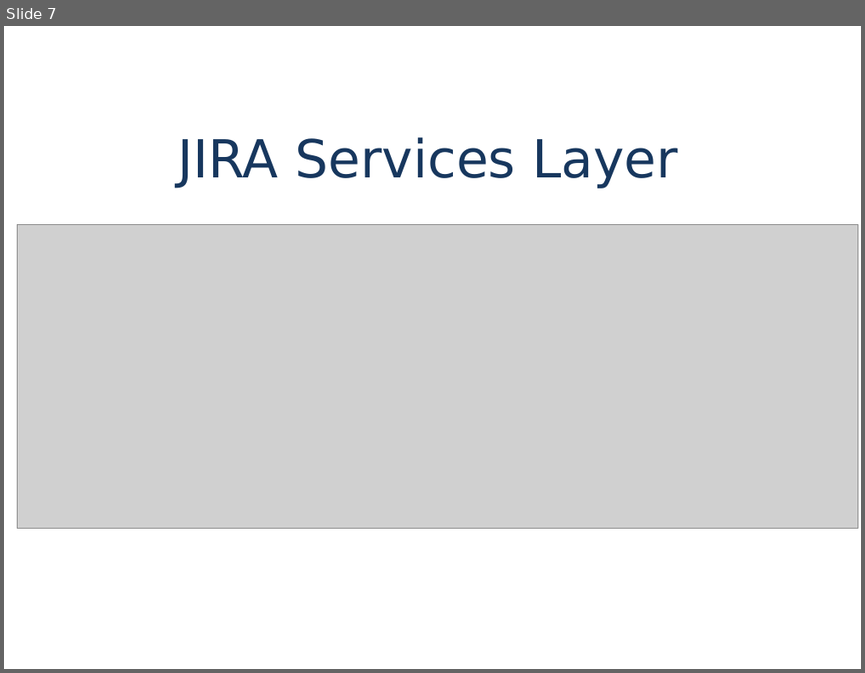
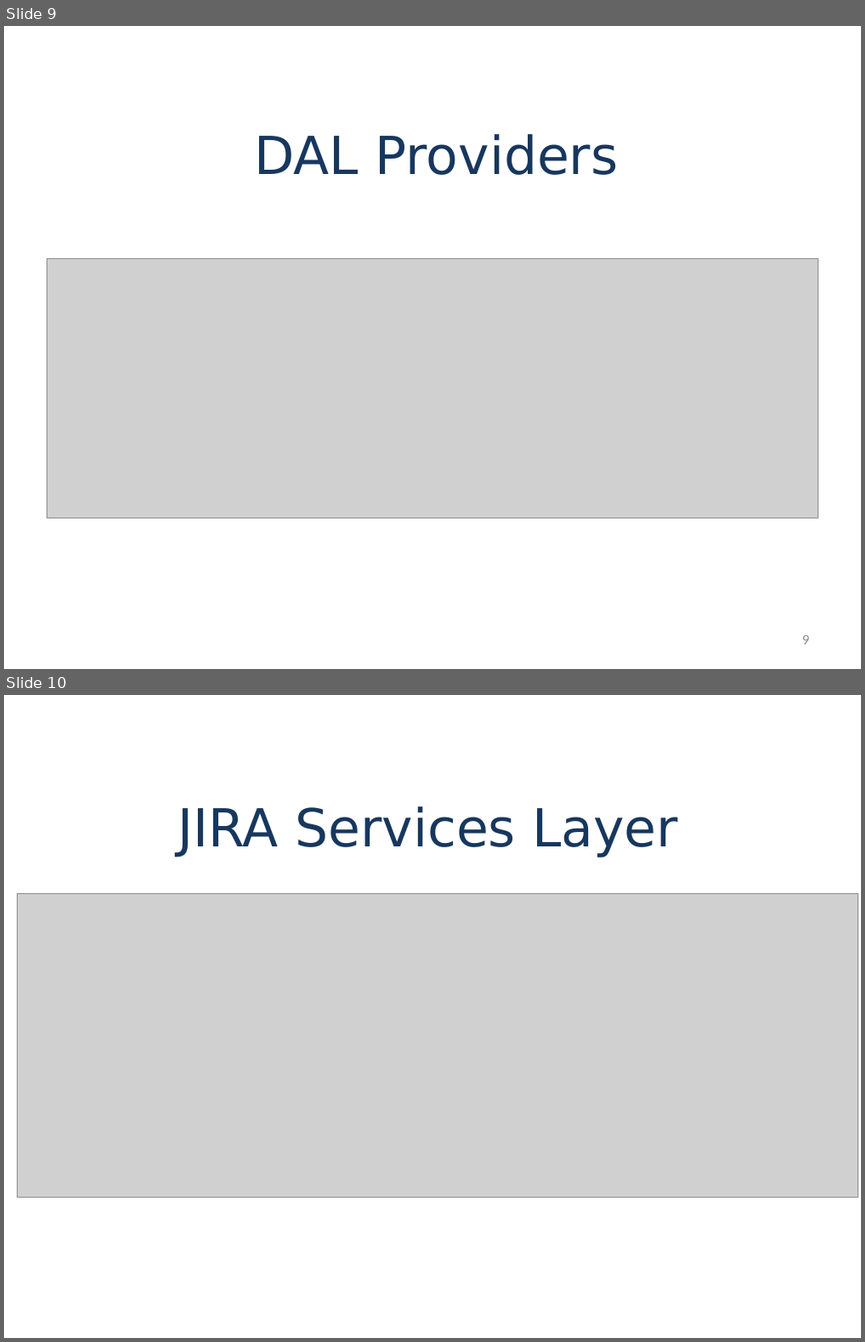
Before and after one commit to chursin-andrey/project-jastt, a slide deck: presentation/jastt.pptx. Shown one above the other, each under a label of ours: slide 7 before the commit, slides 9 and 10 after it. The pictures are 865x673 and 865x1342 pixels, drawn with LibreOffice and Linux fonts; fonts in the diff are those of the drawing; grey boxes stand for pictures; background and template pictures are left out. Boxes give left, top, right and bottom in pixels: in the first picture for what was removed or moved away, otherwise in the second. Text is boxed around its words. In the diff, an @@ line names an element or a change of style, - is before the commit and + after.

Commit message:
Added slides and images. Changed slide sequence.

```diff
--- a/presentation/jastt.pptx
+++ b/presentation/jastt.pptx
@@ slide 9 added at bbox=[4, 26, 861, 669], background picture (left out) @@
@@ title added at bbox=[254, 134, 619, 175], 44 pt, text #17375E @@
+DAL Providers
@@ picture added at bbox=[46, 258, 818, 518] @@
@@ page number added at bbox=[802, 635, 809, 644], 12 pt, text #8C8C8C @@
+9
@@ what was slide 7 is now slide 10 @@
```
Also in this commit, not shown: 5 slides changed, 4 other slides added, 7 other files.
